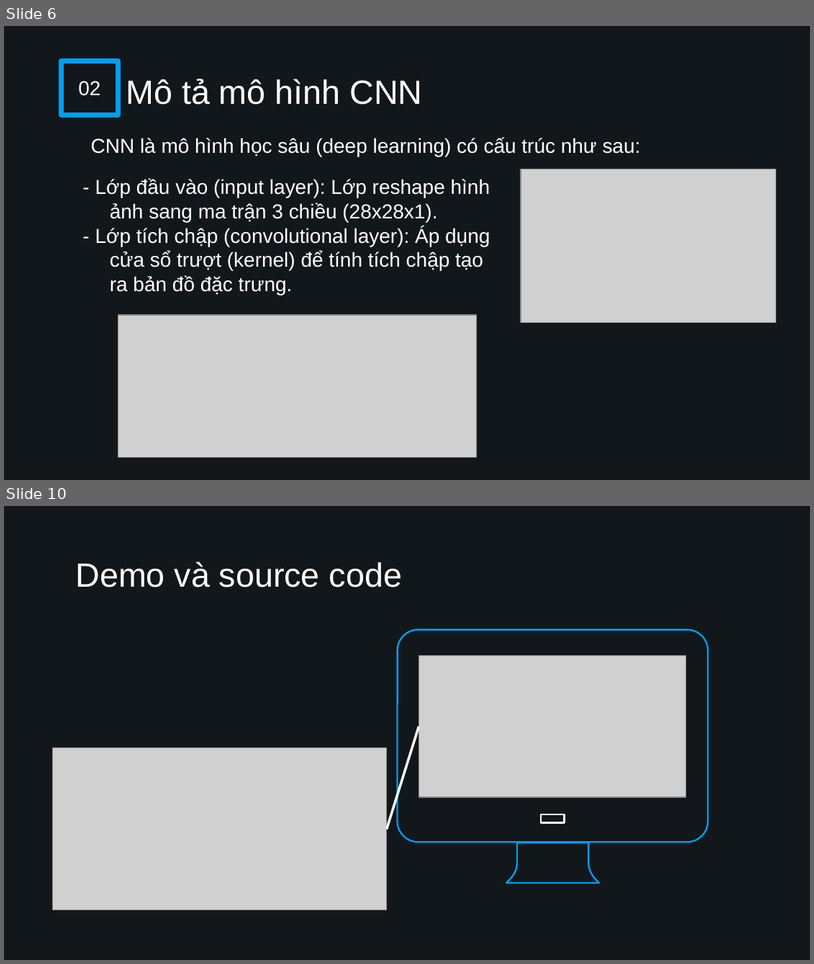
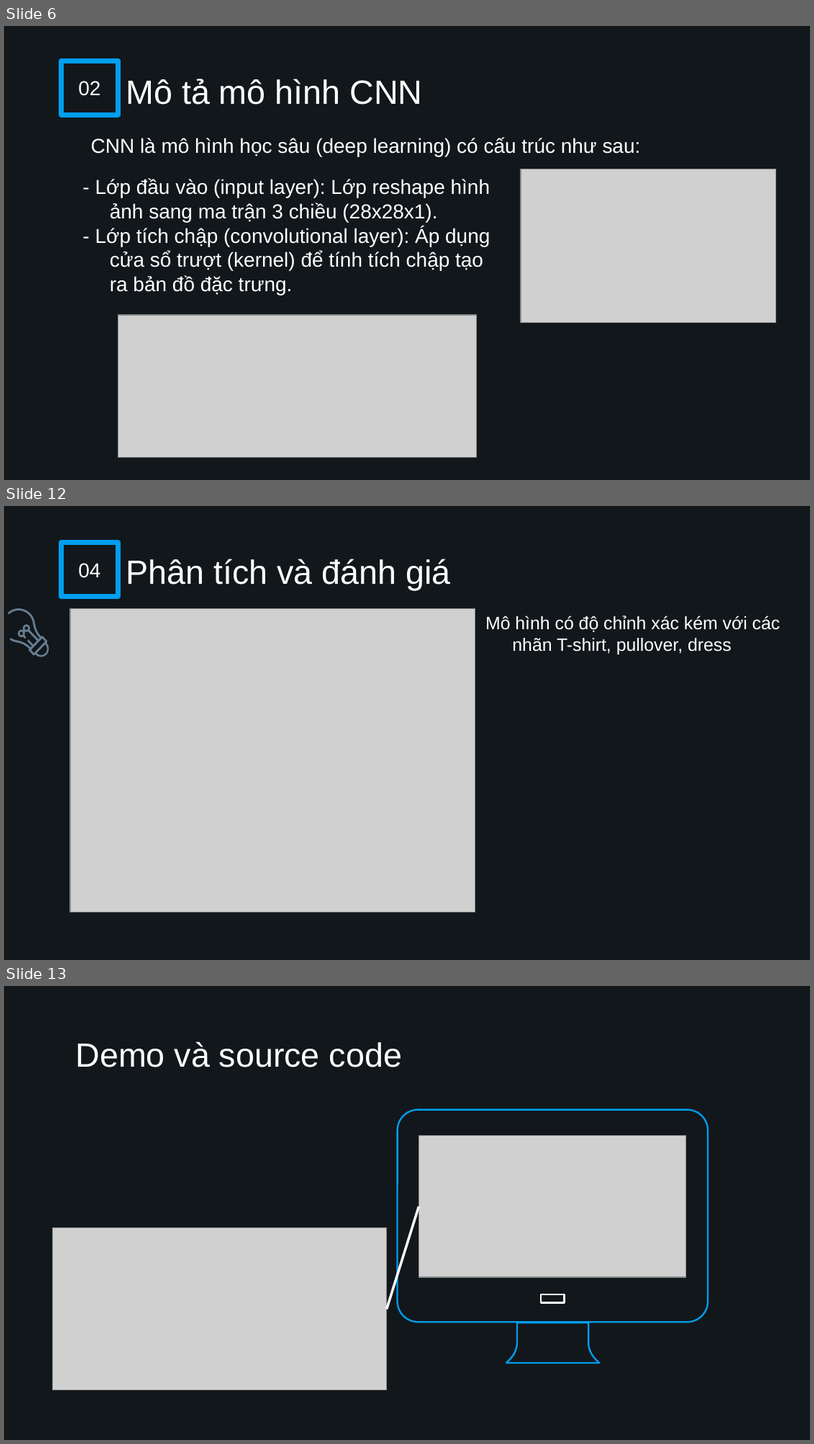
Before and after one commit to Dan3105/FashionMNIST, a slide deck: Slide MNIST FASHION.pptx. Shown one above the other, each under a label of ours: slides 6 and 10 before the commit, slides 6, 12 and 13 after it; the slides between them are not shown. The pictures are 814x964 and 814x1444 pixels, drawn with LibreOffice and Linux fonts; fonts in the diff are those of the drawing; grey boxes stand for pictures; background and template pictures are left out. Boxes give left, top, right and bottom in pixels: in the first picture for what was removed or moved away, otherwise in the second. Text is boxed around its words. In the diff, an @@ line names an element or a change of style, - is before the commit and + after.

```diff
--- a/Slide MNIST FASHION.pptx
+++ b/Slide MNIST FASHION.pptx
@@ slide 12 added at <box>4,506,810,960</box>, background #12171B @@
@@ rectangle added at <box>62,542,118,596</box>, outline #009EEE 4.5 pt, 18 pt, text #FFFFFF @@
+04
@@ title added at <box>126,559,450,590</box>, 30 pt, text #FFFFFF @@
+Phân tích và đánh giá
@@ freeform shape added at <box>7,608,49,656</box>, fill #657E93 @@
@@ picture added at <box>70,608,475,912</box> @@
@@ subtitle added at <box>486,615,781,654</box>, 16 pt, text #FFFFFF @@
+Mô hình có độ chỉnh xác kém với các nhãn T-shirt, pullover, dress
@@ what was slide 10 is now slide 13 @@
```
Also in this commit, not shown: 4 slides changed, 2 other slides added, 43 other files.
